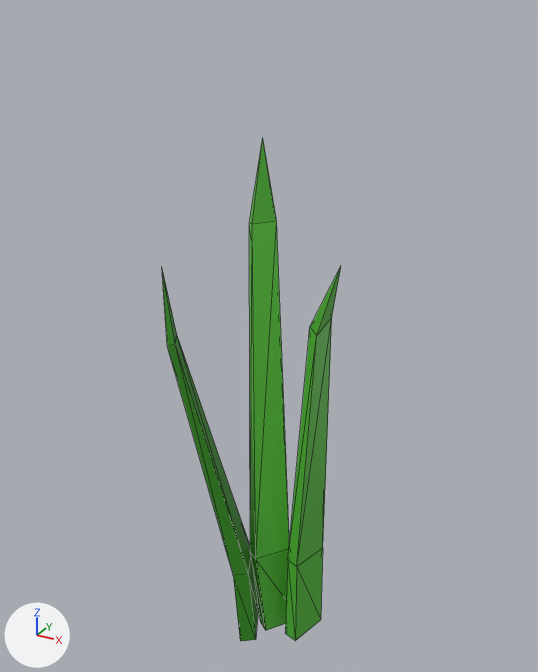
What one commit did to the glTF model models/herbe/herbe3.gltf.
Both versions are drawn from a 50 mm camera at (1.76, -3.15, 2.8) aimed at (-0.01, 0.07, 1.19). Lighting does not change. The marker at lower left points along +X, +Y and +Z. Mesh edges are drawn as thin lines. Vertices at the same position are counted once.

Script lines for the objects in view, before the commit:
```python
me_cube_006 = bpy.data.meshes.new('Cube.006')
me_cube_006.from_pydata(...)  # 39 vertices, 66 faces; spans x -0.48..0.45, y -0.33..0.33, z -0.75..2.2
# faces by material slot: [22, 22, 22]
me_cube_006.materials.append(mat_vert_003)  # picture img_vert
me_cube_006.materials.append(mat_vert2_002)  # picture img_vert2
me_cube_006.materials.append(mat_vert3_002)  # picture img_vert3
ob_cube_002 = bpy.data.objects.new('Cube.002', me_cube_006)
ob_cube_002.location = (0.0, 0.0, 0.0)
```
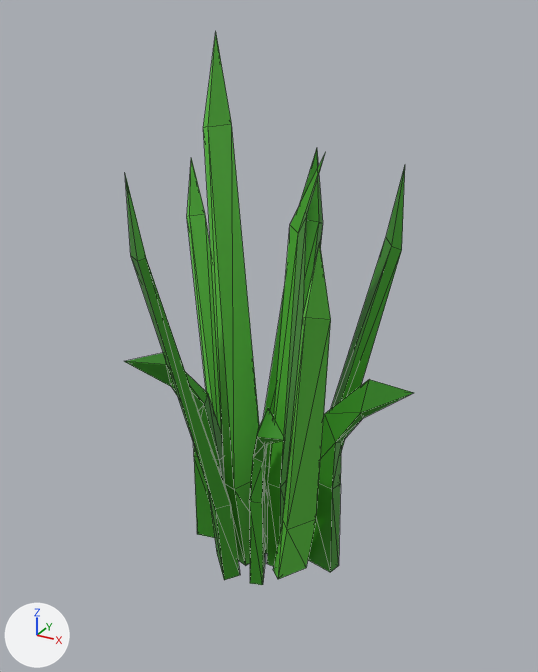
What differs and where, as boxes [x1, y1, x2, y2] in the pictures (538 x 672 px; the box of a moved part takes in the faces that stretch with it):
'Cube.002', reshaped (61% wider, 10% taller)
    before: [162, 138, 341, 641]
    after: [124, 33, 413, 585]
part 1 of me_cube_006, moved or reshaped
    before: [162, 270, 258, 641]
    after: [264, 149, 323, 498]
part 2 of me_cube_006, added (green)
    after: [125, 174, 240, 580]
part 3 of me_cube_006, added (green)
    after: [331, 166, 405, 451]
part 4 of me_cube_006, moved or reshaped
    before: [285, 267, 341, 641]
    after: [267, 152, 326, 566]
part 5 of me_cube_006, moved or reshaped
    before: [249, 138, 289, 630]
    after: [203, 33, 268, 566]
part 6 of me_cube_006, added (green)
    after: [187, 158, 222, 433]
part 7 of me_cube_006, added (green)
    after: [273, 243, 331, 579]
part 8 of me_cube_006, added (green)
    after: [249, 408, 285, 585]
part 9 of me_cube_006, added (green)
    after: [124, 353, 226, 538]
part 10 of me_cube_006, added (green)
    after: [308, 379, 413, 572]

Edits to the bpy script that builds the scene:
```text
Change me_cube_006:
    used by ob_cube_002; location = (0.0, 0.0, 0.0)
    remove me_cube_006.from_pydata(...)  # 39 vertices, 66 faces; spans x -0.48..0.45, y -0.33..0.33, z -0.75..2.2
    add me_cube_006.from_pydata(...)  # 142 vertices, 244 faces; spans x -0.81..0.79, y -0.68..0.6, z -0.25..2.7
    me_cube_006 part 1: the loose piece of 13 vertices spanning x -0.48..0.04, y -0.33..0.02, z -0.73..1.61 is turned -116.5 degrees about the z axis through its middle, then moved by (0.2, 0.5, 0.5)
    me_cube_006 part 2: the loose piece of 13 vertices spanning x -0.48..0.04, y -0.33..0.02, z -0.73..1.61 is copied, and the copy is turned 16.6 degrees about the z axis through its middle, then moved by (-0.07, -0.12, 0.5); it spans x -0.52..-0.03, y -0.49..-0.06, z -0.23..2.11
    me_cube_006 part 3: the loose piece of 13 vertices spanning x -0.48..0.04, y -0.33..0.02, z -0.73..1.61 is copied, and the copy is multiplied about its middle by the matrix ((-1.0, 0.019, -0.015), (-0.019, -1.0, 0.0), (-0.015, 0.001, 1.0)), then moved by (0.58, 0.42, 0.5); it spans x 0.12..0.61, y 0.09..0.44, z -0.23..2.11
    me_cube_006 part 4: the loose piece of 13 vertices spanning x 0.17..0.45, y -0.07..0.18, z -0.73..1.7 is turned 16.6 degrees about the z axis through its middle, then moved by (-0.16, 0.02, 0.5)
    me_cube_006 part 5: the loose piece of 13 vertices spanning x -0.22..0.18, y -0.1..0.33, z -0.75..2.2 is turned 16.6 degrees about the z axis through its middle, then moved by (-0.16, -0.08, 0.5)
    me_cube_006 part 6: the loose piece of 13 vertices spanning x -0.22..0.18, y -0.1..0.33, z -0.75..2.2 is copied, and the copy is multiplied about its middle by the matrix ((0.732, -0.193, -0.128), (0.213, 0.728, 0.12), (0.091, -0.15, 0.748)), then moved by (-0.48, 0.2, 0.2); it spans x -0.81..-0.17, y 0.02..0.57, z -0.18..1.99
    me_cube_006 part 7: the loose piece of 13 vertices spanning x -0.22..0.18, y -0.1..0.33, z -0.75..2.2 is copied, and the copy is multiplied about its middle by the matrix ((-0.764, -0.007, 0.08), (-0.009, -0.753, -0.15), (0.08, -0.15, 0.749)), then moved by (0.42, -0.47, 0.19); it spans x 0.13..0.64, y -0.68..0.0, z -0.19..1.99
    me_cube_006 part 8: a new loose piece of 17 vertices spanning x -0.04..0.37, y -0.48..-0.07, z -0.23..1.0, in mat_vert_003 (picture img_vert)
    me_cube_006 part 9: a new loose piece of 17 vertices spanning x -0.74..-0.24, y -0.27..0.0, z -0.16..1.07, in mat_vert_003 (picture img_vert)
    me_cube_006 part 10: a new loose piece of 17 vertices spanning x 0.25..0.79, y -0.01..0.14, z -0.17..1.07, in mat_vert_003 (picture img_vert)
```
